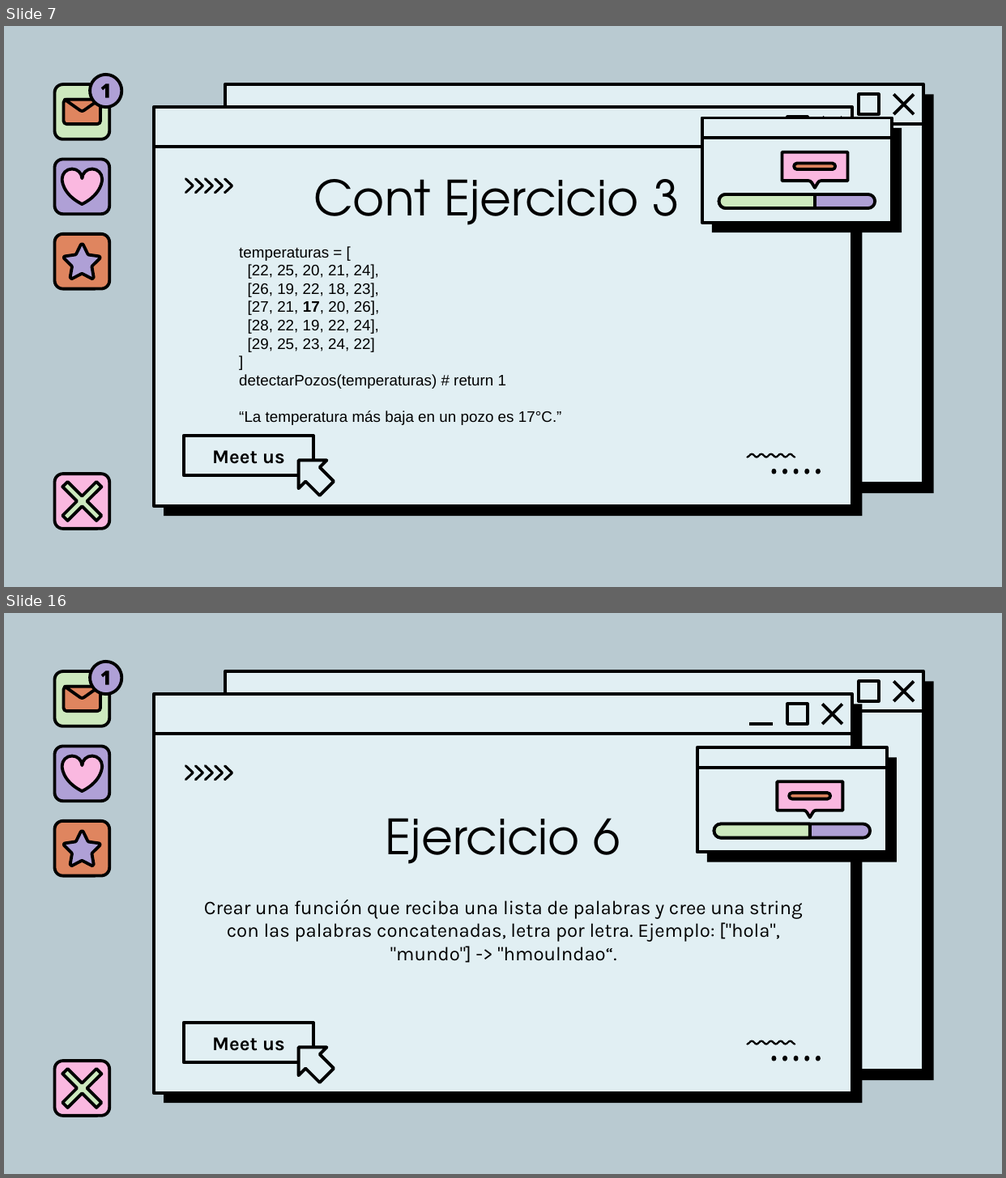
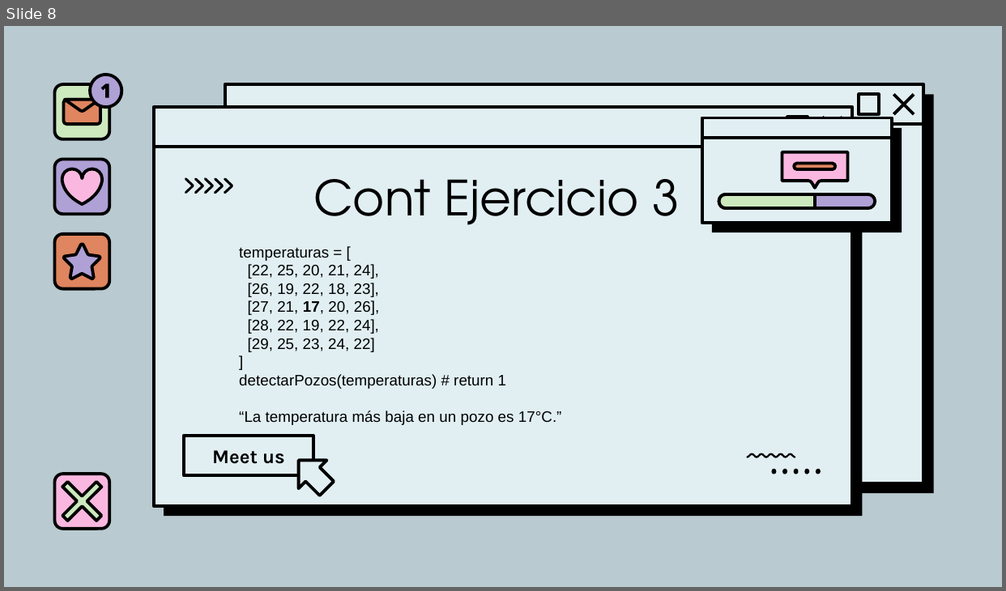
Before and after one commit to Dduhalde/TICS100, a slide deck: 2025-1/PPT/Ayudantía 12 Programación.pptx. Shown one above the other, each under a label of ours: slides 7 and 16 before the commit, slide 8 after it; the slides between them are not shown. The pictures are 1006x1178 and 1006x591 pixels, drawn with LibreOffice and Linux fonts; fonts in the diff are those of the drawing; background and template pictures are left out. Boxes give left, top, right and bottom in pixels: in the first picture for what was removed or moved away, otherwise in the second. Text is boxed around its words. In the diff, an @@ line names an element or a change of style, - is before the commit and + after.

```diff
--- a/2025-1/PPT/Ayudantía 12 Programación.pptx
+++ b/2025-1/PPT/Ayudantía 12 Programación.pptx
@@ slide 16 removed at (4,613,1002,1174), background #B9CAD1; not listed: 12 template elements that a slide beside it also shows @@
@@ group removed at (55,662,124,726): 4 freeform shapes, 1 rounded rectangle @@
@@ line removed from (749, 724) to (773, 724) @@
@@ rounded rectangle removed at (55,746,110,801) @@
@@ freeform shape removed at (61,756,103,790) @@
@@ freeform shape removed at (184,764,233,781) @@
@@ group removed at (697,747,896,862): 4 freeform shapes, 2 rounded rectangles, 1 line @@
@@ rounded rectangle removed at (55,820,110,875) @@
@@ freeform shape removed at (64,831,101,866) @@
@@ title removed at (386,818,620,864) @@
-Ejercicio 6
@@ subtitle removed at (204,900,802,963) @@
-Crear una función que reciba una lista de palabras y cree una string con las palabras concatenadas, letra por letra. Ejemplo: ["hola", "mundo"] -> "hmoulndao“.
@@ rectangle removed at (184,1023,313,1063) @@
-Meet us
@@ up arrow removed at (284,1034,341,1090) @@
@@ freeform shape removed at (747,1040,796,1046) @@
@@ plus removed at (48,1054,116,1122) @@
@@ rounded rectangle removed at (55,1061,110,1116) @@
@@ freeform shape removed at (771,1056,821,1063) @@
@@ what was slide 7 is now slide 8 @@
```
Also in this commit, not shown: 1 slide added, 8 other slides removed, 1 other file.
